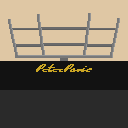
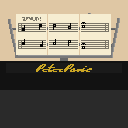
Layered file, before and after one edit (w=128, h=128). Changes by layer:
showed "Layer 6", painted on it over [6, 17, 109, 73]
showed "Layer 5", painted on it over [6, 14, 122, 73]
showed "Layer 4", painted on it over [6, 63, 122, 73]
